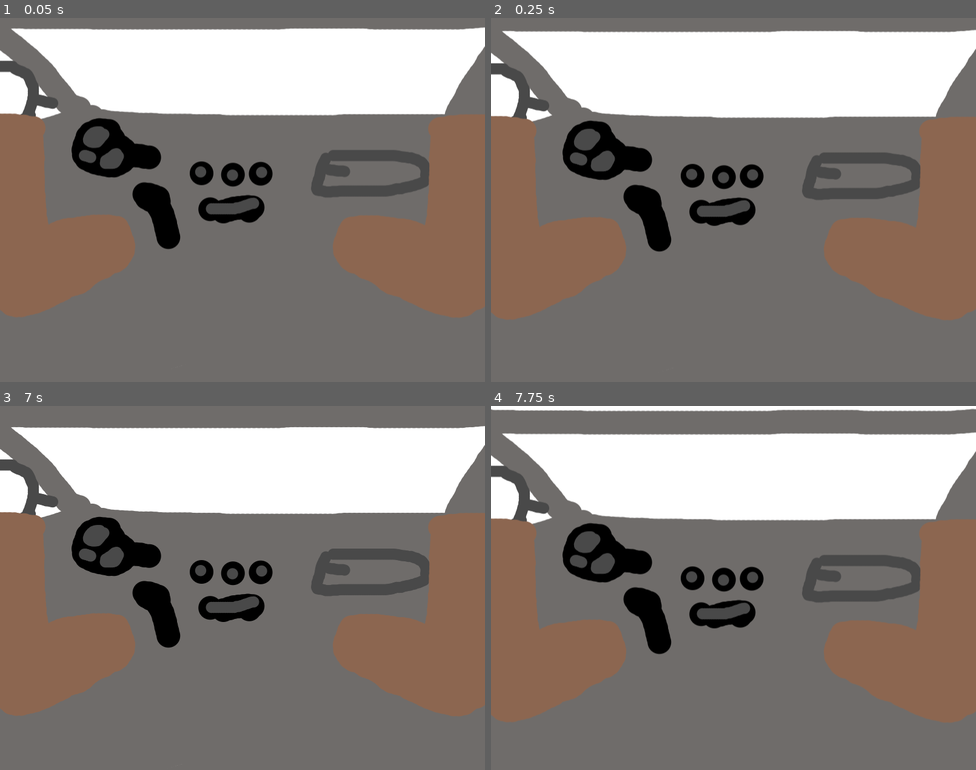
Above: before the commit, frames 1-4 (two rows, left to right).
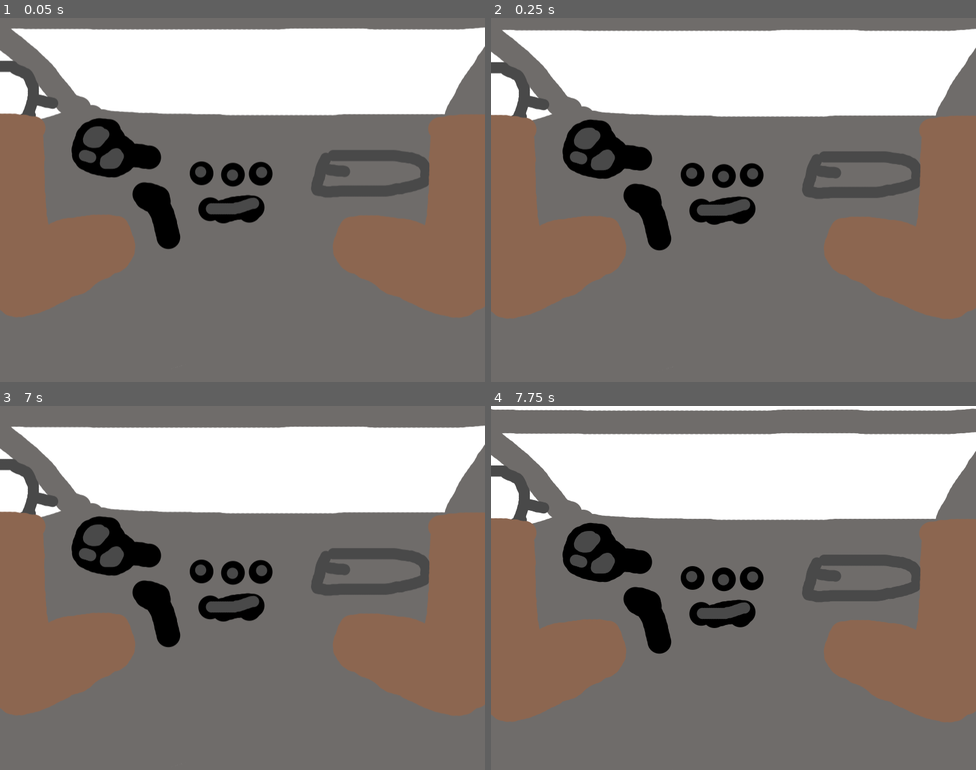
Above: after the commit, the same moments.

Repository: puupii/gamejam-kes-2014
Game: Godot game, scene res://scenet/node_2d.tscn
Same seed, same stepped clock (60 frames per second), same inputs: the game is played once before the commit and once after it. Before the commit the project starts from res://node_2d.tscn.
Inputs:
- Up to frame 1 (0.05 s): no input
- Up to frame 2 (0.25 s): no input
- Up to frame 3 (7 s): no input
- Up to frame 4 (7.75 s): no input

Frame 1 is identical in both runs. In frame 2, 2.3% of the frame differs, in the area x 0-100%, y 2-83%; in frame 3, 1.0%; in frame 4, 1.1%.

Commit message:
UI:n luonnosetelua

Diff:
--- a/node_2d.tscn
+++ /dev/null
@@ -1,13 +0,0 @@
-[gd_scene load_steps=3 format=3 uid="uid://bkkf3e1tnjlfk"]
-
-[ext_resource type="Texture2D" uid="uid://d1bhi765y4lfg" path="res://assets/grafiikka/hytti.png" id="1_c01kl"]
-[ext_resource type="Script" path="res://Hytti.gd" id="2_ortgt"]
-
-[node name="Node2D" type="Node2D"]
-
-[node name="background" type="ParallaxBackground" parent="."]
-
-[node name="Hytti" type="Sprite2D" parent="."]
-position = Vector2(400, 300)
-texture = ExtResource("1_c01kl")
-script = ExtResource("2_ortgt")
--- a/project.godot
+++ b/project.godot
@@ -11,7 +11,7 @@
 [application]
 
 config/name="gamejam kesä2014"
-run/main_scene="res://node_2d.tscn"
+run/main_scene="res://scenet/node_2d.tscn"
 config/features=PackedStringArray("4.2", "Mobile")
 config/icon="res://icon.svg"
 
--- /dev/null
+++ b/scenet/node_2d.tscn
@@ -0,0 +1,13 @@
+[gd_scene load_steps=3 format=3 uid="uid://bkkf3e1tnjlfk"]
+
+[ext_resource type="Texture2D" uid="uid://d1bhi765y4lfg" path="res://assets/grafiikka/hytti.png" id="1_mxoy2"]
+[ext_resource type="Script" path="res://scriptit/Hytti.gd" id="2_qjsbc"]
+
+[node name="Node2D" type="Node2D"]
+
+[node name="background" type="ParallaxBackground" parent="."]
+
+[node name="Hytti" type="Sprite2D" parent="."]
+position = Vector2(400, 300)
+texture = ExtResource("1_mxoy2")
+script = ExtResource("2_qjsbc")
--- /dev/null
+++ b/scenet/ui.tscn
@@ -0,0 +1,30 @@
+[gd_scene load_steps=3 format=3 uid="uid://cowxpmru85uhp"]
+
+[ext_resource type="Texture2D" uid="uid://b44cmgndh342c" path="res://assets/grafiikka/inventory.png" id="1_4w1h6"]
+[ext_resource type="Texture2D" uid="uid://yrf3p78wbngn" path="res://assets/grafiikka/arrow.png" id="2_38lsc"]
+
+[node name="UI" type="Node2D"]
+
+[node name="inventory" type="Area2D" parent="."]
+position = Vector2(400, 2.08165e-12)
+
+[node name="CollisionPolygon2D" type="CollisionPolygon2D" parent="inventory"]
+polygon = PackedVector2Array(-200, 2.08165e-12, 2.08165e-12, 50, 200, 2.08165e-12, 300, -200, -300, -200)
+
+[node name="Inventory" type="Sprite2D" parent="inventory"]
+position = Vector2(2.08165e-12, -100)
+texture = ExtResource("1_4w1h6")
+
+[node name="inventory arrow" type="Sprite2D" parent="inventory"]
+position = Vector2(2.08165e-12, 30)
+rotation = -1.5708
+texture = ExtResource("2_38lsc")
+
+[node name="left" type="Sprite2D" parent="."]
+position = Vector2(50, 300)
+texture = ExtResource("2_38lsc")
+
+[node name="right" type="Sprite2D" parent="."]
+position = Vector2(750, 300)
+rotation = 3.14159
+texture = ExtResource("2_38lsc")
--- a/Hytti.gd
+++ b/scriptit/Hytti.gd
@@ -5,7 +5,6 @@
 var kuoppa
 # Called when the node enters the scene tree for the first time.
 func _ready():
-	var heilunta = 0.0
 	pass # Replace with function body.
 
 
@@ -14,7 +13,7 @@
 	heilunta += delta
 	kuoppa = randf_range(0,1)
 	if kuoppa <= 0.17:
-		kuopat = randf_range(0,0.1)
+		kuopat = randf_range(0,0.2)
 		heilunta -= kuopat
 	position.y = 300 + 30*sin(heilunta)
 	if kuoppa <= 0.17:
Binary file added: assets/grafiikka/arrow.png
Not shown, added: assets/grafiikka/arrow.png.import
Binary file added: assets/grafiikka/inventory.png
Not shown, added: assets/grafiikka/inventory.png.import
Renamed: player.gd -> scriptit/player.gd
Not shown, added: assets/grafiikka/inventory.png~
